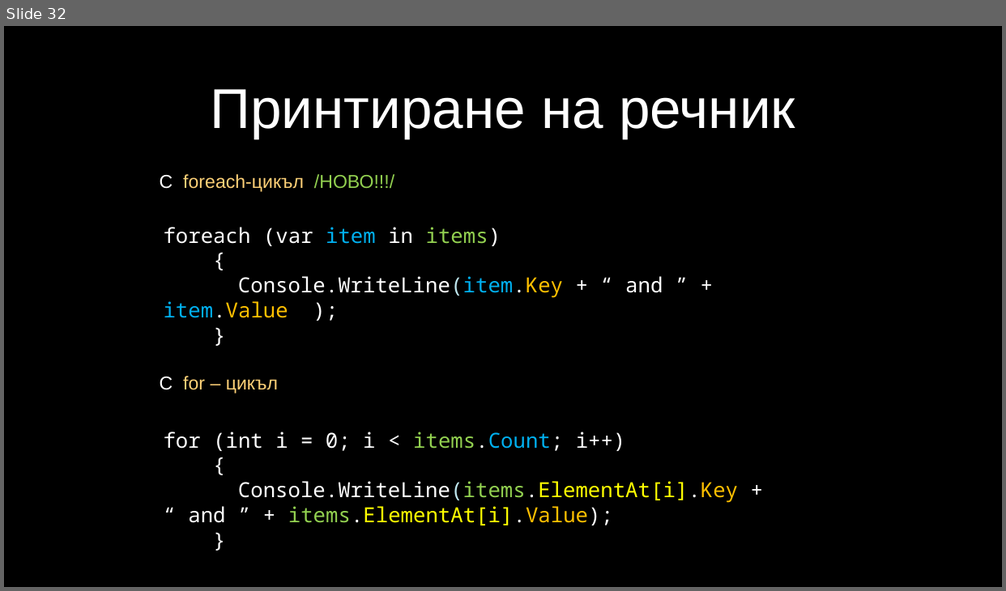
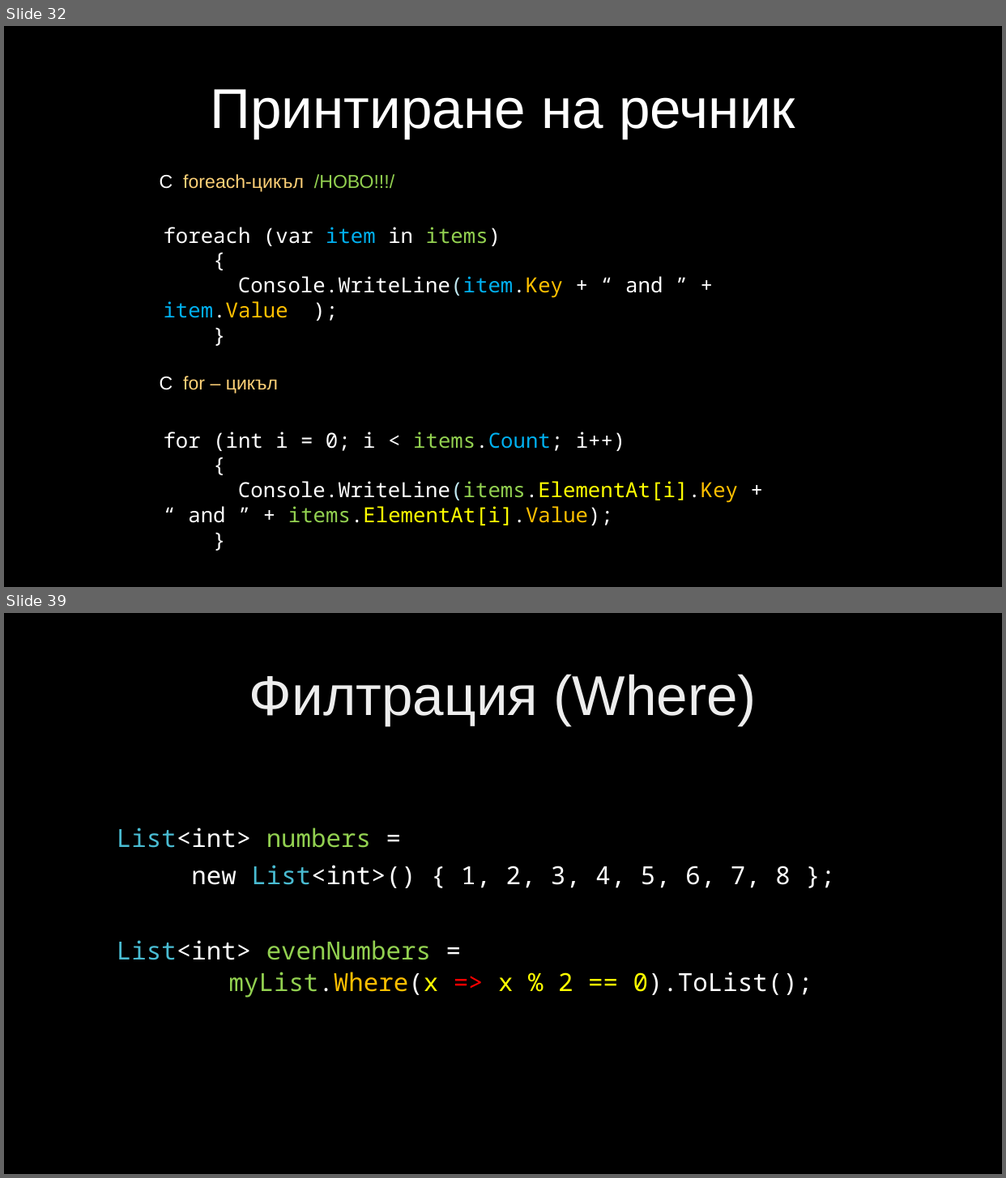
Before and after one commit to velizar92/CSharp-Programming-Presentations, a slide deck: C# Intermediate.pptx. Shown one above the other, each under a label of ours: slide 32 before the commit, slides 32 and 39 after it; the slides between them are not shown. The pictures are 1006x591 and 1006x1178 pixels, drawn with LibreOffice and Linux fonts; fonts in the diff are those of the drawing; background and template pictures are left out. Boxes give left, top, right and bottom in pixels: in the first picture for what was removed or moved away, otherwise in the second. Text is boxed around its words. In the diff, an @@ line names an element or a change of style, - is before the commit and + after.

```diff
--- a/C# Intermediate.pptx
+++ b/C# Intermediate.pptx
@@ slide 39 added at bbox=[4, 613, 1002, 1174], background picture (left out) @@
@@ title added at bbox=[249, 674, 756, 726], 54 pt, text gradient #BFBFBF to #EDEDED to #FFFFFF @@
+Филтрация (Where)
@@ text added at bbox=[117, 828, 813, 998], 24 pt, text #FFFFFF @@
+List<int> numbers =
+new List<int>() { 1, 2, 3, 4, 5, 6, 7, 8 };
+List<int> evenNumbers =
+  myList.Where(x => x % 2 == 0).ToList();
```
Also in this commit, not shown: 1 slide changed, 9 other slides added.
